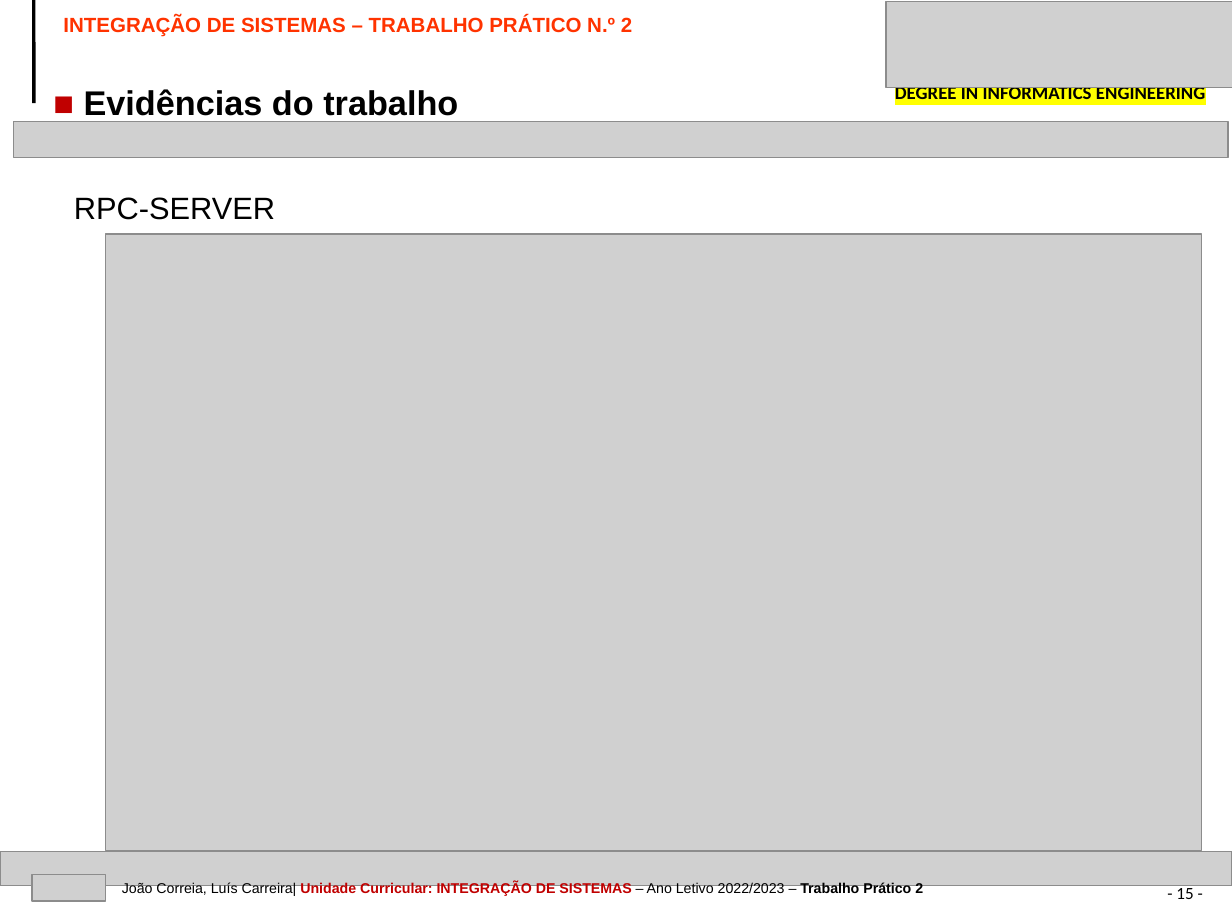
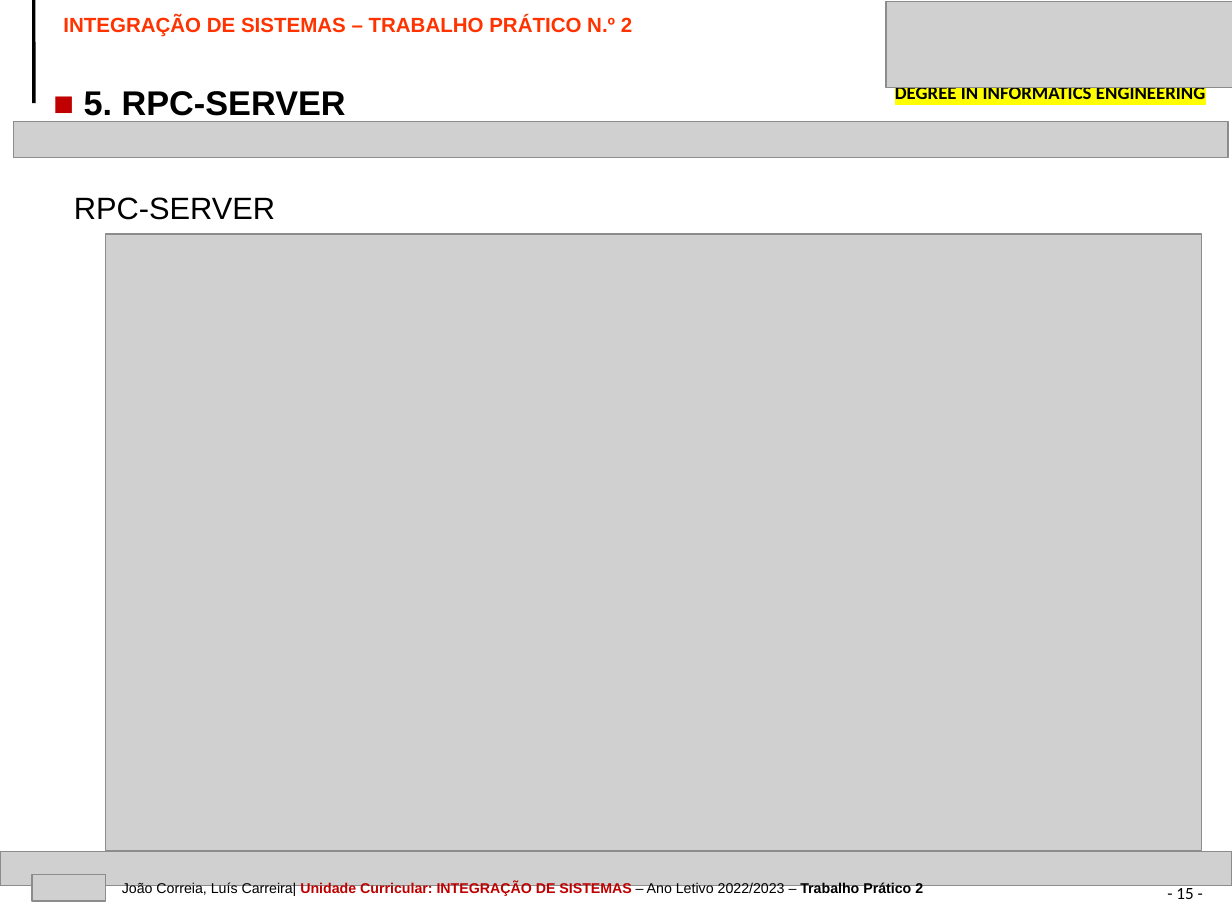
Before and after one commit to luiscarreira00/TP2_IS, a slide deck: slide 15 of TrabalhoPratico2_24760_25870.pptx. Drawn at 1232x924 pixels with LibreOffice and Linux fonts; fonts in the diff are those of the drawing; grey boxes stand for pictures. Boxes give left, top, right and bottom in pixels: in the first picture for what was removed or moved away, otherwise in the second. Text is boxed around its words. In the diff, an @@ line names an element or a change of style, - is before the commit and + after.

```diff
--- a/TrabalhoPratico2_24760_25870.pptx
+++ b/TrabalhoPratico2_24760_25870.pptx
@@ text at bbox=[84, 91, 346, 116]: text changed @@
-■ Evidências do trabalho
+■ 5. RPC-SERVER
```
Also in this commit, not shown: 4 other slides changed, 1 slide removed, 3 other files.
